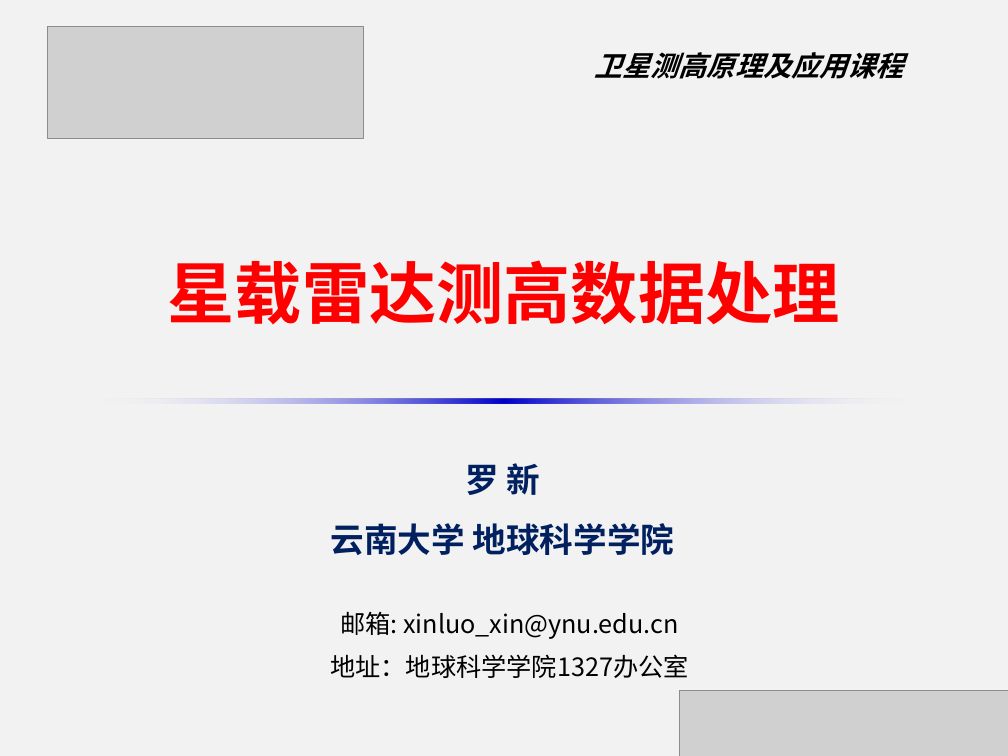
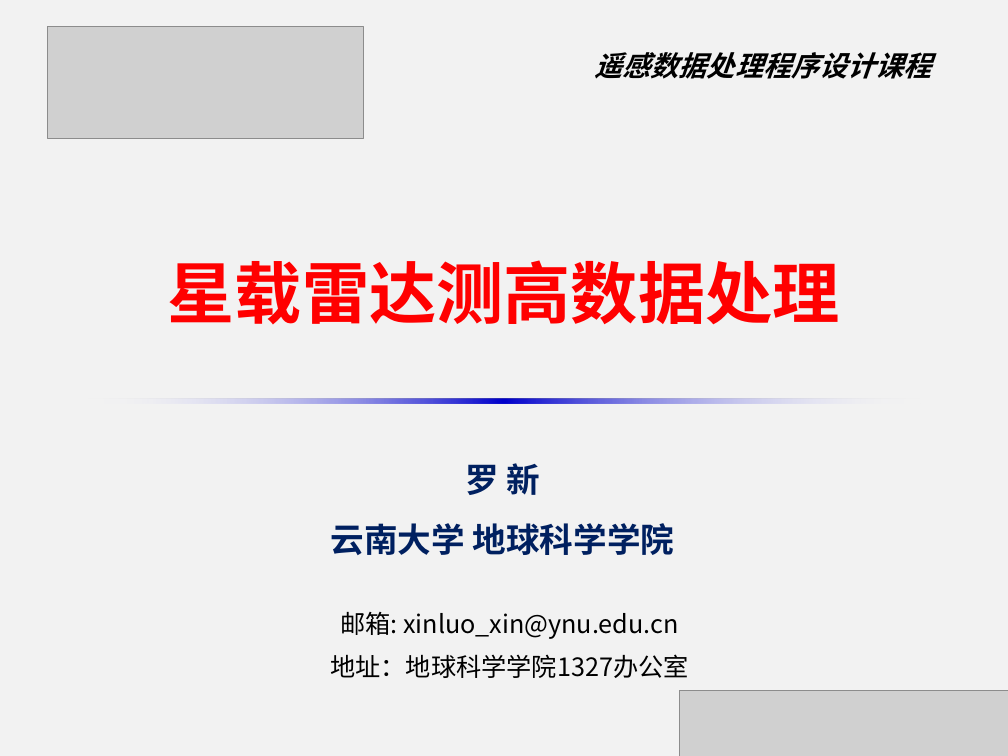
Before and after one commit to xinluo2018/rs-data-processing, a slide deck: slide 1 of 第6章-雷达测高数据处理程序设计/第2节-星载雷达测高数据处理-4学时.pptx. Drawn at 1008x756 pixels with LibreOffice and Linux fonts; fonts in the diff are those of the drawing; grey boxes stand for pictures. Boxes give left, top, right and bottom in pixels: in the first picture for what was removed or moved away, otherwise in the second. Text is boxed around its words. In the diff, an @@ line names an element or a change of style, - is before the commit and + after.

```diff
--- a/第6章-雷达测高数据处理程序设计/第2节-星载雷达测高数据处理-4学时.pptx
+++ b/第6章-雷达测高数据处理程序设计/第2节-星载雷达测高数据处理-4学时.pptx
@@ text at [595, 52, 932, 79]: text changed @@
-卫星测高原理及应用课程
+遥感数据处理程序设计课程
```
Also in this commit, not shown: 15 other files.
